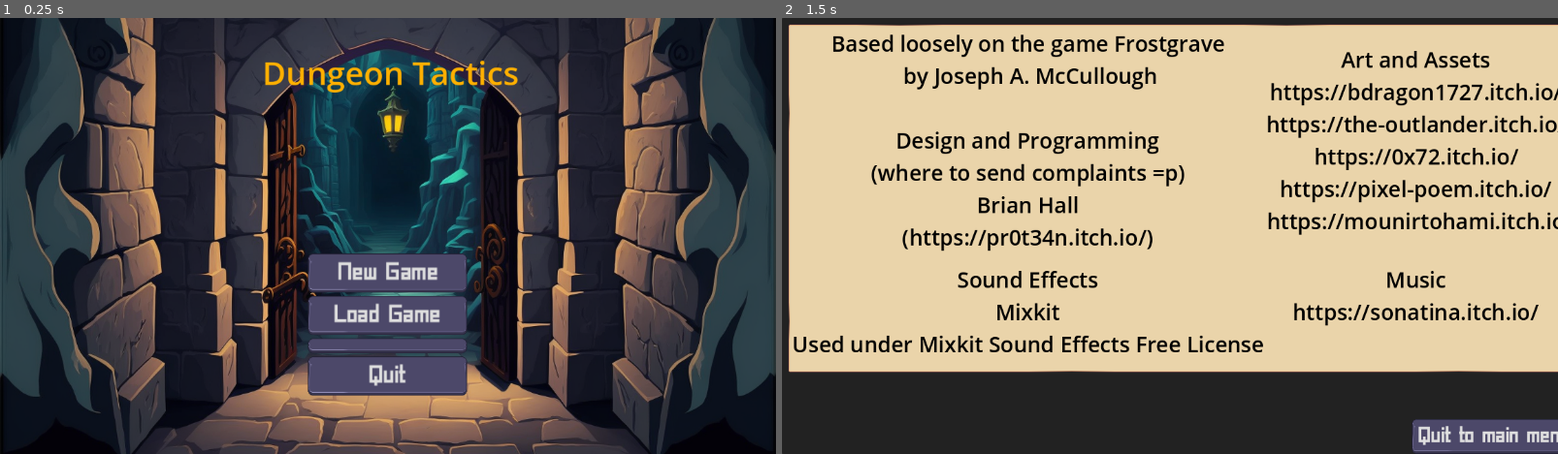
Above: before the commit, frames 1-2 (left to right).
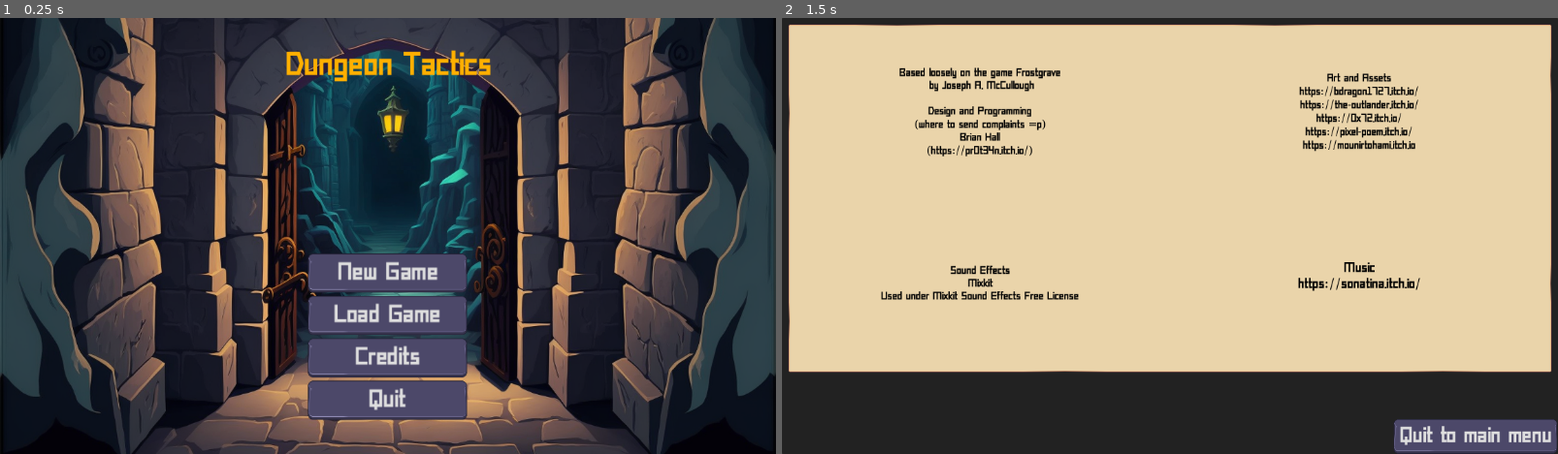
Above: after the commit, the same moments.

Repository: brianhall1313/dungeon-tactics
Game: Godot game, scene res://Scene/start_screen.tscn
Two runs of this game, one before a commit and one after it. Both use one fixed random seed, a clock stepped at 60 frames per second and the inputs below.
Inputs (mouse positions are in pixels of both pictures, inside the frame that each line leads up to; where the layout moved, square brackets give the same spot in the first picture):
- Up to frame 1 (0.25 s): no input
- Up to frame 2 (1.5 s): click (1170, 358) [1170, 345] at 0.5 s; tap Enter at 1.25 s

The runs differ from the first frame. In frame 1, 3.5% of the frame differs, in the area x 34-67%, y 7-93%; in frame 2, 13%, in the area x 1-100%, y 1-100%.

Commit message:
minor UI fix

Diff:
--- a/Resources/dungeon_theme.tres
+++ b/Resources/dungeon_theme.tres
@@ -20,6 +20,7 @@
 Button/styles/normal = ExtResource("2_jkgow")
 Label/colors/font_color = Color(0, 0, 0, 1)
 Label/font_sizes/font_size = 16
+Label/fonts/font = ExtResource("1_dprwm")
 PanelContainer/styles/panel = SubResource("StyleBoxTexture_1fhaq")
 RichTextLabel/colors/default_color = Color(0, 0, 0, 1)
 RichTextLabel/font_sizes/normal_font_size = 25
--- a/Scene/credits.tscn
+++ b/Scene/credits.tscn
@@ -42,7 +42,6 @@
 layout_mode = 2
 size_flags_horizontal = 3
 size_flags_vertical = 1
-theme_override_font_sizes/font_size = 32
 text = "Based loosely on the game Frostgrave
  by Joseph A. McCullough
 
@@ -58,7 +57,6 @@
 layout_mode = 2
 size_flags_horizontal = 3
 size_flags_vertical = 3
-theme_override_font_sizes/font_size = 32
 text = "Art and Assets
 	https://bdragon1727.itch.io/
 	https://the-outlander.itch.io/
@@ -73,7 +71,6 @@
 layout_mode = 2
 size_flags_horizontal = 3
 size_flags_vertical = 3
-theme_override_font_sizes/font_size = 32
 text = "Sound Effects
 	Mixkit
 	Used under Mixkit Sound Effects Free License"
@@ -85,7 +82,7 @@
 layout_mode = 2
 size_flags_horizontal = 3
 size_flags_vertical = 3
-theme_override_font_sizes/font_size = 32
+theme_override_font_sizes/font_size = 20
 text = "Music
 	https://sonatina.itch.io/
 	"
--- a/Scene/start_screen.tscn
+++ b/Scene/start_screen.tscn
@@ -58,6 +58,7 @@
 
 [node name="credits" type="Button" parent="ColorRect/VBoxContainer"]
 layout_mode = 2
+text = "Credits"
 
 [node name="quit_button" type="Button" parent="ColorRect/VBoxContainer"]
 layout_mode = 2
Binary file added: Resources/FreePixel.ttf
Not shown, added: Resources/FreePixel.ttf.import
Binary file added: Resources/Pixel-Life.ttf
Not shown, added: Resources/Pixel-Life.ttf.import
Binary file added: Resources/Pixel12x10-v1.1.0.ttf
Not shown, added: Resources/Pixel12x10-v1.1.0.ttf.import
Not shown, added: Resources/Pixel12x10Mono-v1.1.0.ttf.import
